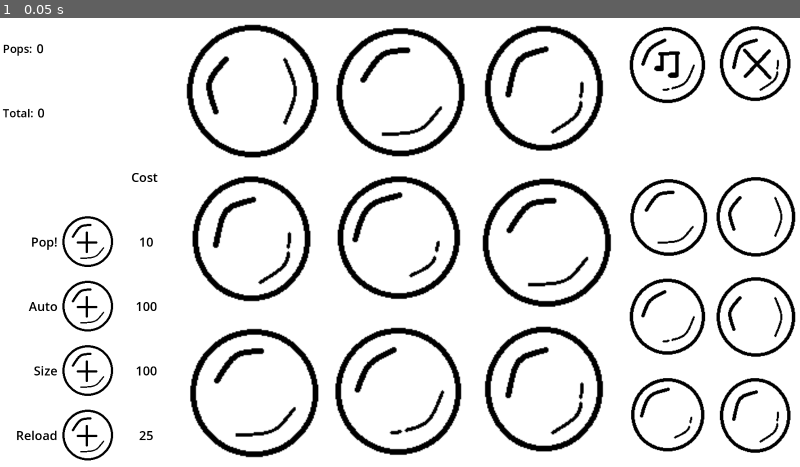
Above: before the commit, frame 1.
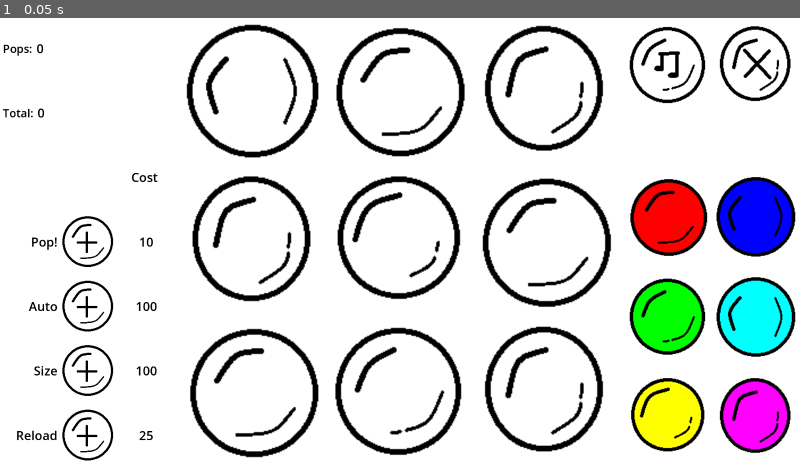
Above: after the commit, the same moment.

Repository: EmilioKolo/globalgamejam2025
Game: Godot game, scene res://scenes/game.tscn
Same seed, same stepped clock (60 frames per second), same inputs: the game is played once before the commit and once after it. This scene is started directly instead of the project's main scene.
Inputs:
- Up to frame 1 (0.05 s): no input

The runs differ from the first frame. In frame 1, 6.3% of the frame differs, in the area x 79-99%, y 36-97%.

Commit message:
Change colors in game scene

Diff:
--- a/scenes/game.tscn
+++ b/scenes/game.tscn
@@ -275,10 +275,12 @@
 size_flags_vertical = 3
 
 [node name="color1" parent="columns/right_panel/colors1" instance=ExtResource("2_ykisa")]
+modulate = Color(1, 0, 0, 1)
 layout_mode = 2
 sprite_frame = 12
 
 [node name="color4" parent="columns/right_panel/colors1" instance=ExtResource("2_ykisa")]
+modulate = Color(0, 0, 1, 1)
 layout_mode = 2
 sprite_frame = 12
 
@@ -287,10 +289,12 @@
 size_flags_vertical = 3
 
 [node name="color2" parent="columns/right_panel/colors2" instance=ExtResource("2_ykisa")]
+modulate = Color(0, 1, 0, 1)
 layout_mode = 2
 sprite_frame = 12
 
 [node name="color5" parent="columns/right_panel/colors2" instance=ExtResource("2_ykisa")]
+modulate = Color(0, 1, 1, 1)
 layout_mode = 2
 sprite_frame = 12
 
@@ -299,10 +303,12 @@
 size_flags_vertical = 3
 
 [node name="color3" parent="columns/right_panel/colors3" instance=ExtResource("2_ykisa")]
+modulate = Color(1, 1, 0, 1)
 layout_mode = 2
 sprite_frame = 12
 
 [node name="color6" parent="columns/right_panel/colors3" instance=ExtResource("2_ykisa")]
+modulate = Color(1, 0, 1, 1)
 layout_mode = 2
 sprite_frame = 12
 
